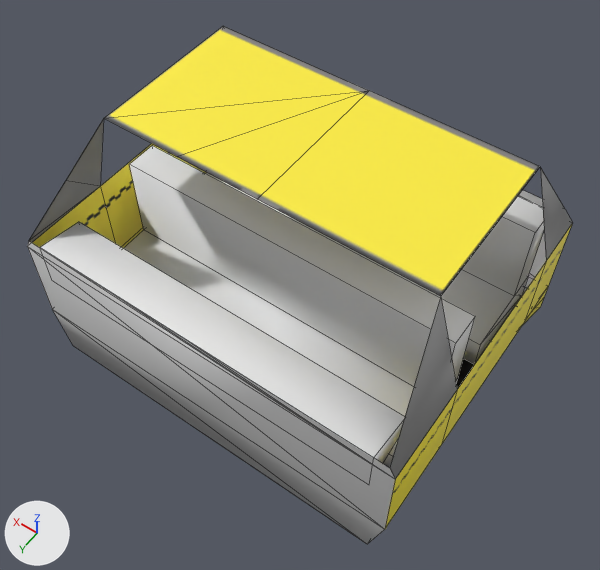
The FBX model SpaceTaxi/Assets/_models/inside.fbx as it was, and as the next commit left it.
Rendered twice from a camera (50 mm lens) standing at (-0.015, 0.0218, 0.0329) and looking at (-0.0005, 0.0016, 0.0011). Arrows for +X, +Y and +Z are at lower left; the lights stay in place. Mesh edges are drawn as thin lines. Where no turn or scale is listed for an object, it has been applied to the vertices.

The scene before the commit, as lines of its bpy script (objects in view):
```python
me_shell = bpy.data.meshes.new('Shell')
me_shell.from_pydata(...)  # 83 vertices, 91 faces; spans x -0.01..0.01, y -0.0075..0.0086, z -0.0047..0.0086
# faces by material slot: [57, 34]
me_shell.materials.append(mat_material)  # white #e7e7e7
me_shell.materials.append(mat_material__taxi_diffuse_png)  # picture img_taxi_diffuse_png
# before: 76 (-0.009, 0.0086, 0.0017) at pixel (369, 485), 77 (0.009, 0.0086, 0.0017) at pixel (52, 280)
ob_shell = bpy.data.objects.new('Shell', me_shell)
ob_shell.location = (0.0, 0.0, 0.0)
```
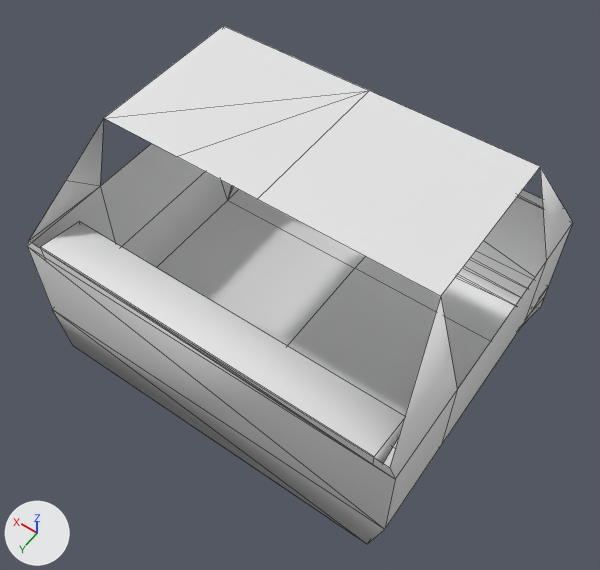
Diff of the bpy script that builds the scene:
```diff
--- a/SpaceTaxi/Assets/_models/inside.fbx.py
+++ b/SpaceTaxi/Assets/_models/inside.fbx.py
@@ me_shell @@
 # used by ob_shell; location = (0.0, 0.0, 0.0)
 # verts and faces of me_shell; kept vertices keep their numbers, new ones are numbered from 83
-me_shell.from_pydata(...)  # 83 vertices, 91 faces; spans x -0.01..0.01, y -0.0075..0.0086, z -0.0047..0.0086
+me_shell.from_pydata(...)  # 55 vertices, 61 faces; spans x -0.01..0.01, y -0.0075..0.0086, z -0.0047..0.0086
+# me_shell part 1: the loose piece of 14 vertices spanning x -0.0091..0.009, y -0.0064..-0.0012, z -0.0018..0.0047 is deleted
+# me_shell part 2: the loose piece of 14 vertices spanning x -0.0091..0.009, y 0.0009..0.0061, z -0.0019..0.0046 is deleted
+# me_shell part 3
+verts[76] = (-0.009, 0.0085, 0.0017)  # moved
+verts[77] = (0.009, 0.0085, 0.0017)  # moved
+# me_shell part 4: 34 faces spanning x -0.01..0.01, y -0.0075..0.0086, z -0.0047..0.0086 switch from mat_material__taxi_diffuse_png (picture img_taxi_diffuse_png) to mat_material (white #e7e7e7)
```

Where the change shows, as pixel boxes (x1, y1, x2, y2) in the pictures (600 x 570 px; the box of a moved part takes in the faces that stretch with it):
part 1 of me_shell, deleted: before (206, 172, 544, 364)
part 2 of me_shell, deleted: before (124, 145, 475, 468)
part 3 of me_shell, moved or reshaped: before (42, 249, 404, 464); after (40, 247, 404, 464)
part 4 of me_shell, recoloured (yellow to white): (29, 26, 573, 529) in both
